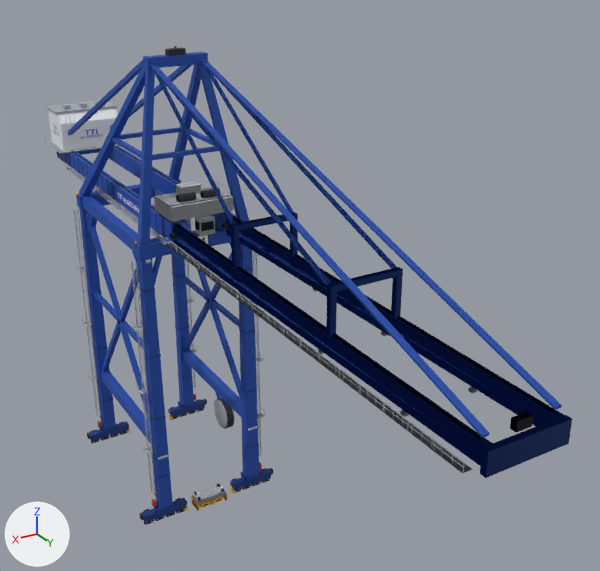
What one commit did to the glTF model src/sims/terminal-twin/assets/models/sts/sts-malaccamax.glb.
Both versions are drawn from a camera (50 mm lens) standing at (51.7, 119.6, 100.0) and looking at (-12.9, 12.0, 46.2). The lights are fixed; the arrows at lower left show +X, +Y and +Z. The older version comes first. Objects named as collision shapes, trigger or cutter boxes, shadow casters or lower levels of detail are left out. Where no turn or scale is listed for an object, it has been applied to the vertices. Vertices at exactly the same position are counted once.

The older version as bpy lines, for what is in view:
```python
me_boom_geo = bpy.data.meshes.new('boom_geo')
me_boom_geo.from_pydata(...)  # 1978 vertices, 2108 faces; spans x -6.4..6.4, y -39.2..39.2, z -13.6..13.6
me_boom_geo.materials.append(mat_sts_paint)  # picture img_sts_atlas
me_boom_geo_lod1 = bpy.data.meshes.new('boom_geo_lod1')
me_boom_geo_lod1.from_pydata(...)  # 858 vertices, 964 faces; spans x -6.4..6.4, y -39.2..39.2, z -13.6..13.6
me_boom_geo_lod1.materials.append(mat_sts_paint)  # picture img_sts_atlas
me_trolley_geo = bpy.data.meshes.new('trolley_geo')
me_trolley_geo.from_pydata(...)  # 464 vertices, 704 faces; spans x -5.4..5.4, y -3.41..3.41, z -3.61..3.61
me_trolley_geo.materials.append(mat_sts_paint)  # picture img_sts_atlas
ob_boom_geo = bpy.data.objects.new('boom_geo', me_boom_geo)
ob_boom_geo.location = (0.0, 35.6, 67.6)
ob_boom_geo_lod1 = bpy.data.objects.new('boom_geo_lod1', me_boom_geo_lod1)
ob_boom_geo_lod1.location = (0.0, 35.6, 67.6)
ob_trolley_geo = bpy.data.objects.new('trolley_geo', me_trolley_geo)
ob_trolley_geo.location = (0.0, 0.0, 58.2)
# also in view: 'gantry_geo' at (0.0, -29.6, 41.7); 'gantry_geo_lod1' at (0.0, -29.2, 41.0); 'trolley_geo_lod1' at (0.0, 0.0, 58.2)
```
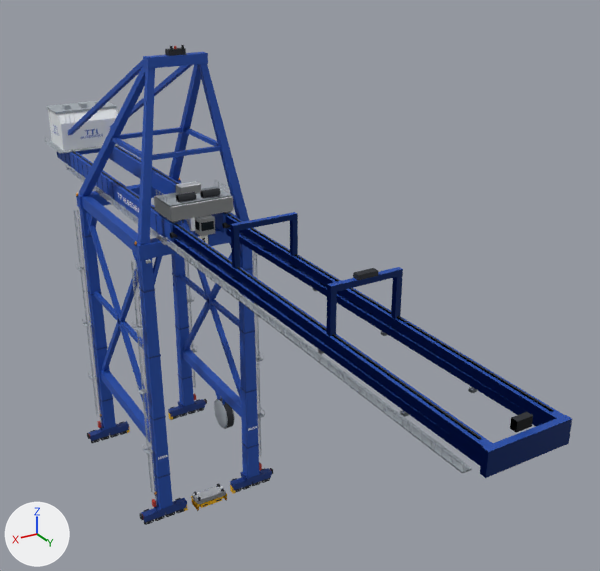
Where the newer file only moved an object's origin or applied its transform, the numbers keep the older frame.

Location of each change, (x1, y1, x2, y2) in pixels of the pictures (600 x 571 px; the box of a moved part takes in the faces that stretch with it):
'boom_geo', reshaped (36% shorter): before (150, 59, 572, 478); after (166, 212, 572, 478)
'boom_geo_lod1', reshaped (37% shorter): before (155, 63, 564, 472); after (166, 214, 554, 473)
part 1 of me_boom_geo, added: after (353, 268, 378, 280)
part 2 of me_boom_geo, deleted: before (150, 59, 562, 438)
part 3 of me_boom_geo, moved or reshaped (not visible before): after (240, 237, 544, 426)
part 4 of me_boom_geo_lod1, deleted: before (155, 63, 560, 437)
part 5 of me_boom_geo_lod1, moved or reshaped: before (226, 216, 557, 426); after (226, 228, 542, 426)

Diff of the bpy script that builds the scene:
```diff
--- a/src/sims/terminal-twin/assets/models/sts/sts-malaccamax.glb.py
+++ b/src/sims/terminal-twin/assets/models/sts/sts-malaccamax.glb.py
@@ me_boom_geo @@
 # used by ob_boom_geo; location = (0.0, 35.6, 67.6)
-me_boom_geo.from_pydata(...)  # 1978 vertices, 2108 faces; spans x -6.4..6.4, y -39.2..39.2, z -13.6..13.6
+me_boom_geo.from_pydata(...)  # 1922 vertices, 2024 faces; spans x -6.5..6.5, y -32.9..39.2, z -13.6..-3.6
+# me_boom_geo part 1: a new loose piece, a box spanning x -1.4..1.4, y 11.86..12.86, z -4.18..-3.58, in mat_sts_paint (picture img_sts_atlas)
+# me_boom_geo part 2: 8 loose pieces with 64 vertices, spanning x -5.0..5.0, y -39.2..38.0, z -9.7..13.6, are deleted
+# me_boom_geo part 3: 2 vertices removed from x -4.0..4.0, y 38.4, z -11.6; 2 vertices added at x -4.1..4.1, y 38.4, z -11.6
+# other edits to the shape of me_boom_geo do not show in these pictures
 me_boom_geo.materials.append(mat_sts_paint)
@@ me_boom_geo_lod1 @@
 # used by ob_boom_geo_lod1; location = (0.0, 35.6, 67.6)
-me_boom_geo_lod1.from_pydata(...)  # 858 vertices, 964 faces; spans x -6.4..6.4, y -39.2..39.2, z -13.6..13.6
+me_boom_geo_lod1.from_pydata(...)  # 810 vertices, 892 faces; spans x -6.5..6.5, y -32.9..39.2, z -13.6..-4.2
+# me_boom_geo_lod1 part 4: 6 loose pieces with 48 vertices, spanning x -4.8..4.8, y -39.2..38.0, z -9.7..13.6, are deleted
+# me_boom_geo_lod1 part 5
+# 10 vertices are removed from x -4.3..4.3, y -21.9..38.4, z -13.6..-11.6
+# 66 faces are deleted
+# 2 vertices are added at (-4.1, 38.4, -11.6), (4.1, 38.4, -11.6)
+# 8 new vertices lie (0.0, -0.6, 0.0) away from vertices in x -4.3..4.3, y -21.3..26.7, z -13.6
+# 66 new faces join them
 me_boom_geo_lod1.materials.append(mat_sts_paint)
```
